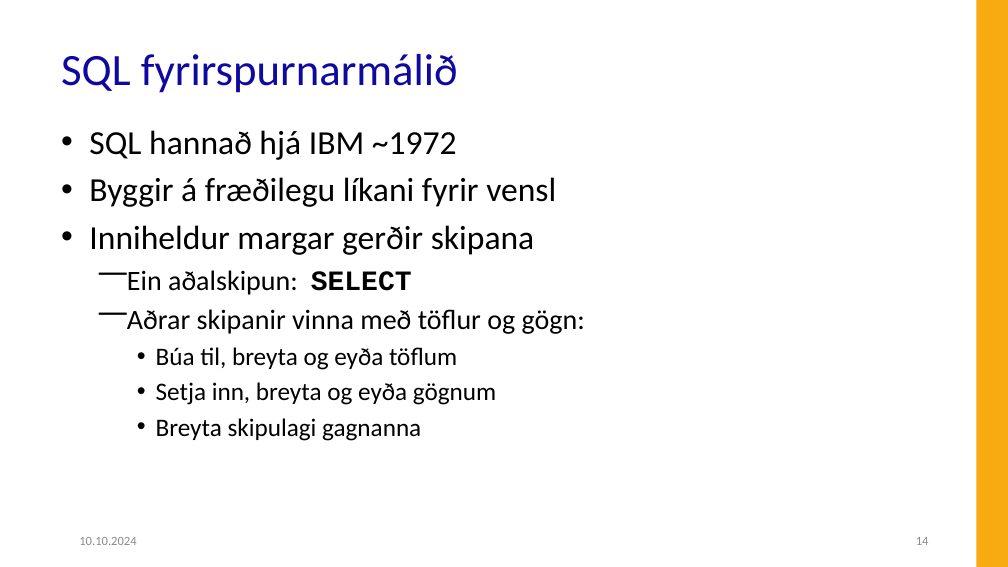
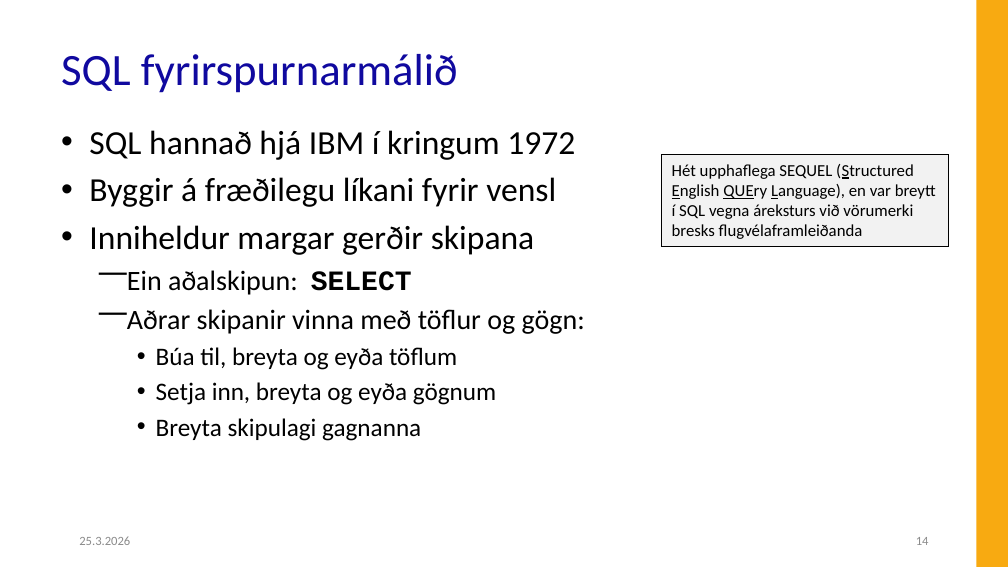
Before and after one commit to Hjalmtyr/SQL1, a slide deck: slide 14 of SQL-I.pptx. Drawn at 1008x567 pixels with LibreOffice and Linux fonts; fonts in the diff are those of the drawing; background and template pictures are left out. Boxes give left, top, right and bottom in pixels: in the first picture for what was removed or moved away, otherwise in the second. Text is boxed around its words. In the diff, an @@ line names an element or a change of style, - is before the commit and + after.

```diff
--- a/SQL-I.pptx
+++ b/SQL-I.pptx
@@ text at (x1=89, y1=130, x2=575, y2=160): text changed @@
-• SQL hannað hjá IBM ~1972
+• SQL hannað hjá IBM í kringum 1972
@@ rectangle added at (x1=661, y1=154, x2=949, y2=246), fill #F2F2F2, outline #000000 0.75 pt, 12 pt, text #000000 @@
+Hét upphaflega SEQUEL (Structured
+English QUEry Language), en var breytt
+í SQL vegna áreksturs við vörumerki
+bresks flugvélaframleiðanda
@@ text at (x1=79, y1=536, x2=130, y2=545): text changed @@
-10.10.2024
+25.3.2026
```
Also in this commit, not shown: 80 other slides changed, 4 slides added, 2 slides removed, 21 other files.
